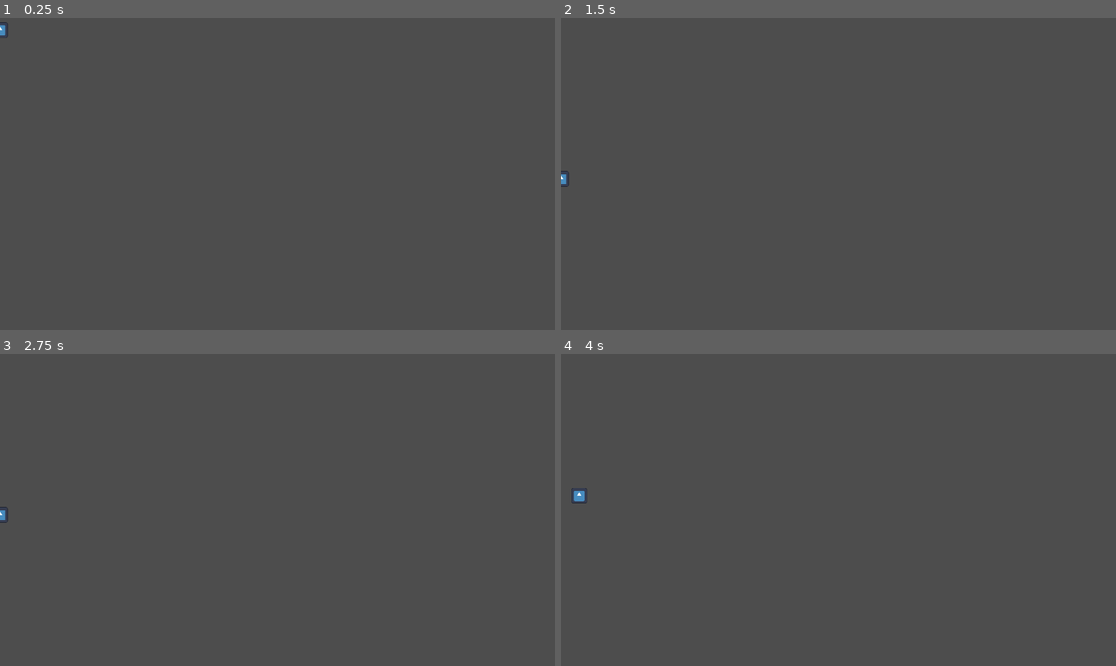
Above: before the commit, frames 1-4 (two rows, left to right).
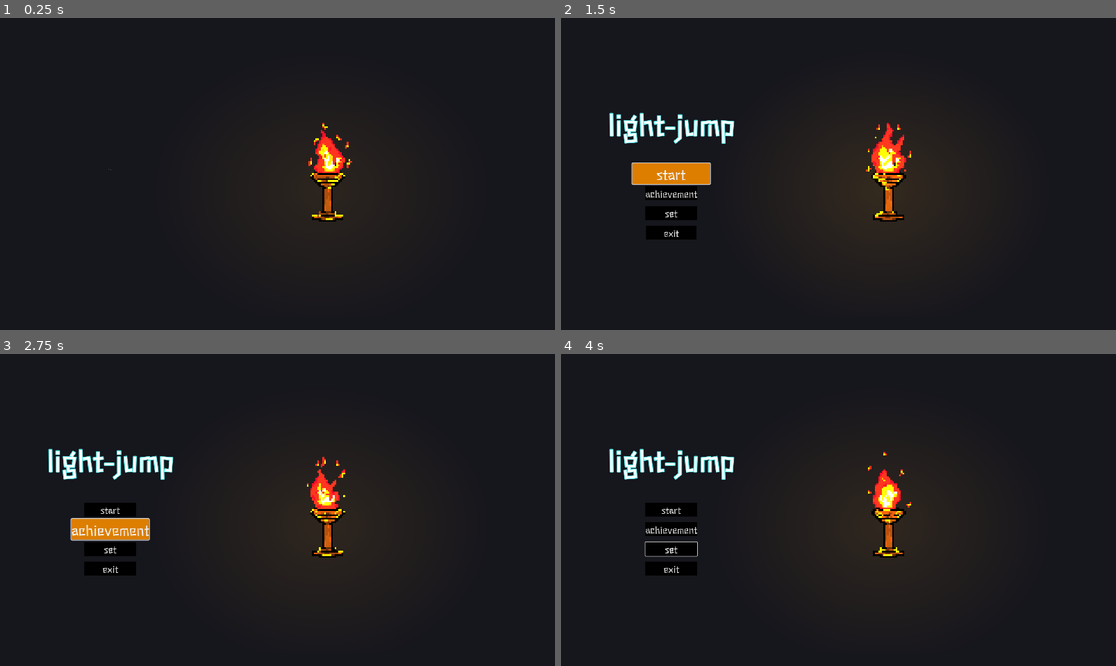
Above: after the commit, the same moments.

Repository: jingxin-anze/light-jump
Game: Godot game, scene res://Scenes/Main/Main.tscn
Two runs of this game, one before a commit and one after it. Both use one fixed random seed, a clock stepped at 60 frames per second and the inputs below. This scene is started directly instead of the project's main scene. The engine's default icon, where the game draws it, is replaced by a stand-in: a white triangle on a blue panel in a dark square.
Inputs (mouse positions are in pixels of both pictures, inside the frame that each line leads up to):
- Up to frame 1 (0.25 s): no input
- Up to frame 2 (1.5 s): click (672, 174) at 0.5 s, where only the run after the commit has a clickable "start"; click (672, 174) at 1.25 s, where only the run after the commit has a clickable "start"
- Up to frame 3 (2.75 s): click (111, 528) at 2 s, where only the run after the commit has a clickable "achievement"
- Up to frame 4 (4 s): click (672, 547) at 2.75 s, where only the run after the commit has a clickable "set"; move the mouse to (960, 494) at 3.52 s; hold D (move_right) from 3.53 s (still down); tap K (jump) at 3.77 s

The runs differ from the first frame. In frame 1, 100% of the frame differs, in the area x 0-100%, y 0-100%; in frame 2, 100%; in frame 3, 100%; in frame 4, 100%.

Commit message:
lgx
修改main场景

Diff:
--- a/Scenes/Main/Main.tscn
+++ b/Scenes/Main/Main.tscn
@@ -1,6 +1,8 @@
-[gd_scene load_steps=3 format=3 uid="uid://mptm71nq6jf2"]
+[gd_scene load_steps=5 format=3 uid="uid://mptm71nq6jf2"]
 
 [ext_resource type="PackedScene" uid="uid://clsxih71pb6nd" path="res://Scenes/Player/player.tscn" id="1_bx366"]
+[ext_resource type="PackedScene" uid="uid://dlqkt4nobjp6n" path="res://Scenes/Ui/start_ui.tscn" id="2_4i7x4"]
+[ext_resource type="PackedScene" uid="uid://dg1i5muyqauf5" path="res://Scenes/Module/TestScene/TestScenc.tscn" id="2_l85e7"]
 
 [sub_resource type="WorldBoundaryShape2D" id="WorldBoundaryShape2D_mnkeo"]
 
@@ -13,3 +15,13 @@
 shape = SubResource("WorldBoundaryShape2D_mnkeo")
 
 [node name="Player" parent="." instance=ExtResource("1_bx366")]
+
+[node name="LightBackground" parent="." instance=ExtResource("2_l85e7")]
+position = Vector2(1140, 519)
+scale = Vector2(2, 2)
+
+[node name="MainUI" parent="." instance=ExtResource("2_4i7x4")]
+offset_left = 382.0
+offset_top = 529.0
+offset_right = 382.0
+offset_bottom = 529.0
--- a/Scenes/Module/TestScene/TestScenc.tscn
+++ b/Scenes/Module/TestScene/TestScenc.tscn
@@ -47,14 +47,14 @@
 "speed": 5.0
 }]
 
-[sub_resource type="Gradient" id="Gradient_a5fkl"]
+[sub_resource type="Gradient" id="Gradient_jyokh"]
 colors = PackedColorArray(1, 1, 1, 1, 0, 0, 0, 1)
 
-[sub_resource type="GradientTexture2D" id="GradientTexture2D_ayi5f"]
-gradient = SubResource("Gradient_a5fkl")
+[sub_resource type="GradientTexture2D" id="GradientTexture2D_kf4n5"]
+gradient = SubResource("Gradient_jyokh")
 fill = 1
-fill_from = Vector2(0.495413, 0.449541)
-fill_to = Vector2(0.821101, 0.165138)
+fill_from = Vector2(0.477064, 0.426605)
+fill_to = Vector2(0.830275, 0.100917)
 
 [sub_resource type="OccluderPolygon2D" id="OccluderPolygon2D_dgq1i"]
 cull_mode = 2
@@ -62,25 +62,24 @@
 
 [node name="TestScenc" type="Node2D"]
 
-[node name="Backgroud" type="Sprite2D" parent="."]
-position = Vector2(565, 331)
+[node name="Node" type="Node2D" parent="."]
+
+[node name="Backgroud" type="Sprite2D" parent="Node"]
 scale = Vector2(30.7677, -7.80901)
 texture = ExtResource("1_cnkcm")
 
-[node name="AnimatedSprite2D" type="AnimatedSprite2D" parent="."]
-position = Vector2(568, 339)
+[node name="AnimatedSprite2D" type="AnimatedSprite2D" parent="Node"]
 scale = Vector2(3, 3)
 sprite_frames = SubResource("SpriteFrames_qtlui")
 autoplay = "default"
 
-[node name="PointLight2D" type="PointLight2D" parent="."]
-position = Vector2(574, 332)
+[node name="PointLight2D" type="PointLight2D" parent="Node"]
 scale = Vector2(9.90583, -8.11638)
 color = Color(0.98, 0.65072, 0.0392, 1)
 shadow_filter = 2
 shadow_filter_smooth = 3.4
-texture = SubResource("GradientTexture2D_ayi5f")
+texture = SubResource("GradientTexture2D_kf4n5")
 script = ExtResource("3_6hiyn")
 
-[node name="LightOccluder2D" type="LightOccluder2D" parent="PointLight2D"]
+[node name="LightOccluder2D" type="LightOccluder2D" parent="Node/PointLight2D"]
 occluder = SubResource("OccluderPolygon2D_dgq1i")
